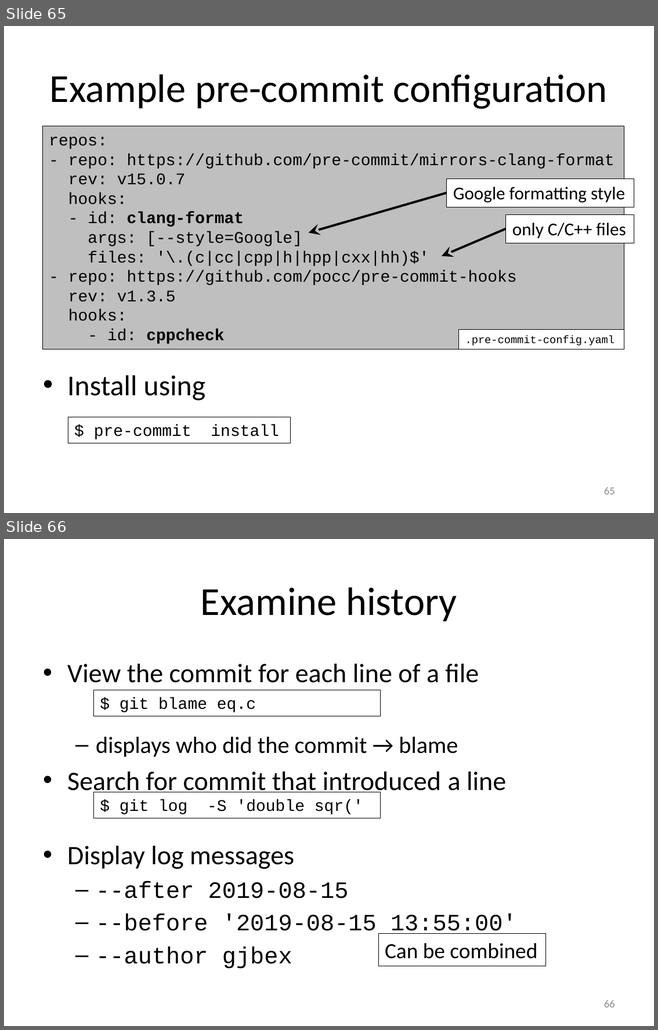
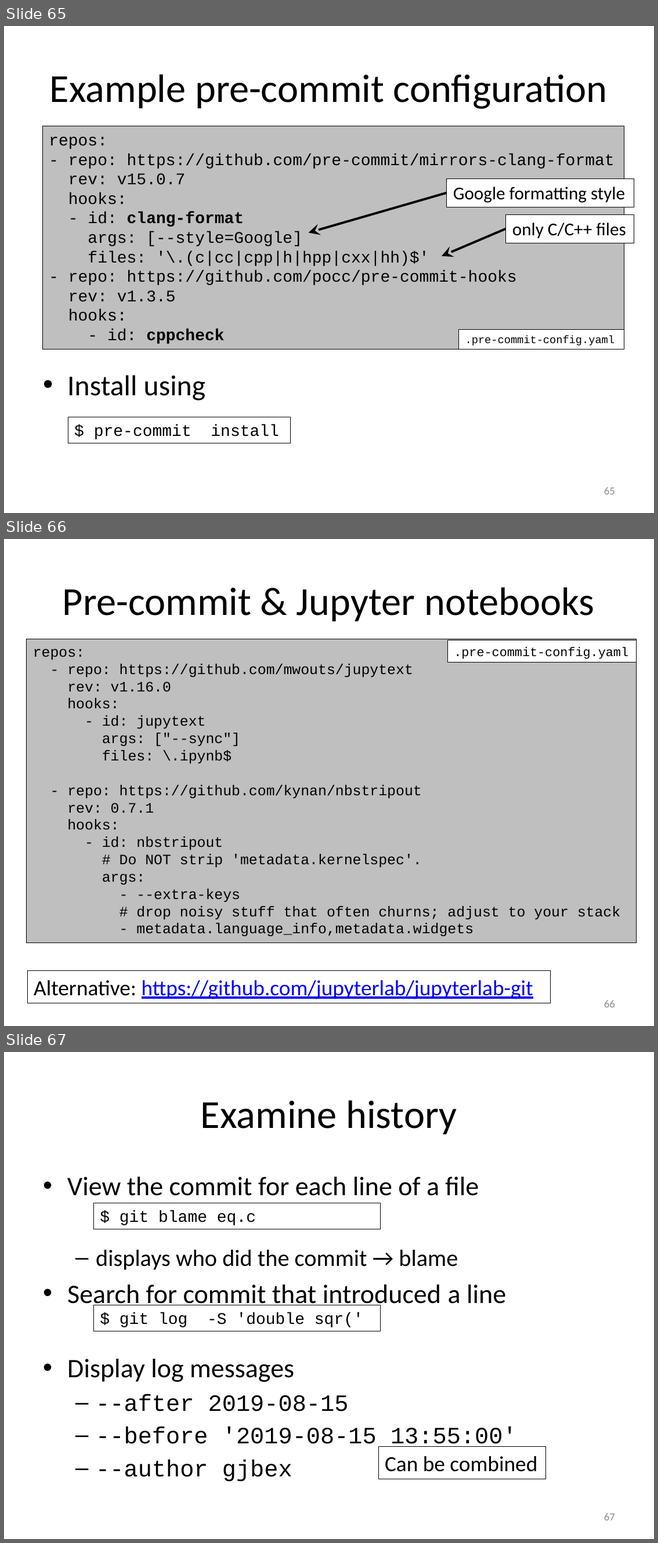
Before and after one commit to gjbex/Version-control-with-git, a slide deck: version_control_git.pptx. Shown one above the other, each under a label of ours: slides 65 and 66 before the commit, slides 65, 66 and 67 after it. The pictures are 658x1030 and 658x1543 pixels, drawn with LibreOffice and Linux fonts; fonts in the diff are those of the drawing. Boxes give left, top, right and bottom in pixels: in the first picture for what was removed or moved away, otherwise in the second. Text is boxed around its words. In the diff, an @@ line names an element or a change of style, - is before the commit and + after.

Commit message:
Add slide on Jupyter notebooks

```diff
--- a/version_control_git.pptx
+++ b/version_control_git.pptx
@@ slide 66 added at (4, 539, 654, 1026), background #FFFFFF @@
@@ title added at (63, 587, 594, 621), 44 pt, text #000000 @@
+Pre-commit & Jupyter notebooks
@@ rectangle added at (27, 640, 636, 944), fill #BFBFBF, outline #000000 0.75 pt, 16 pt, text #000000 @@
+repos:
+- repo: https://github.com/mwouts/jupytext
+rev: v1.16.0
+hooks:
+- id: jupytext
+args: ["--sync"]
+files: \.ipynb$
+- repo: https://github.com/kynan/nbstripout
+rev: 0.7.1
+hooks:
+- id: nbstripout
+# Do NOT strip 'metadata.kernelspec'.
+args:
+- --extra-keys
+# drop noisy stuff that often churns; adjust to your stack
+- metadata.language_info,metadata.widgets
@@ rectangle added at (447, 641, 636, 663), fill #FFFFFF, outline #000000 0.75 pt, 14 pt, text #000000 @@
+.pre-commit-config.yaml
@@ rectangle added at (27, 971, 550, 1004), outline #000000 0.75 pt, 24 pt, text #0000FF, underline @@
+Alternative: https://github.com/jupyterlab/jupyterlab-git
@@ page number added at (604, 1000, 615, 1008), 12 pt, text #8C8C8C @@
+66
@@ what was slide 66 is now slide 67 @@
@@ page number at (604, 1513, 615, 1521): text changed @@
-66
+67
```
